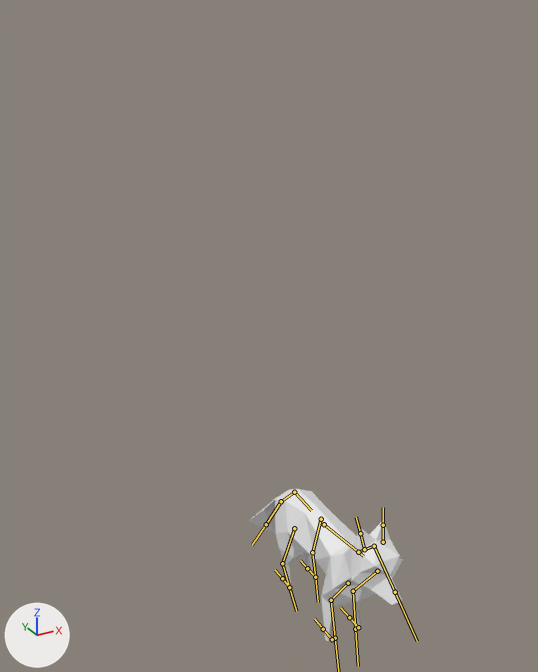
The FBX model Assets/models/Fox.fbx: old version first, new version second.
Camera for both pictures: a camera (50 mm lens) standing at (-2.63, -3.84, 4.45) and looking at (0.1, 1.12, 1.97). Arrows for +X, +Y and +Z are at lower left; the lights stay in place. The bones that bend it are drawn over the model as lines.
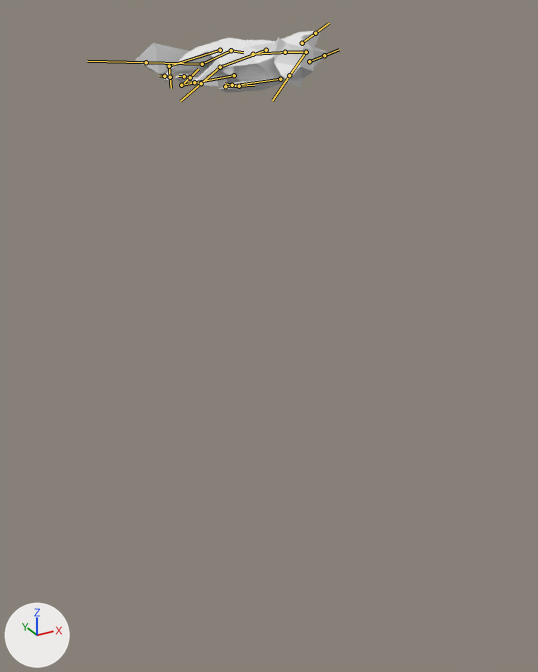
The newer file adds an action. The first version stands in its rest pose; the second is drawn at frame 1 of the action 'Armature|Cylinder|Cylinder|CylinderAction|Cylinder|CylinderAction'.

What the commit changed:
Object 'Armature' (bone_rig_object) moves from (0.0, 0.0, 0.0) to (0.0, 2.107, 3.897).
Bone 'Spine.001' (bone_spine_001) moves from (0.0, 0.0, 0.0) to (0.535, 0.024, 0.626).
Bone 'Spine.001' (bone_spine_001) turns from (0, 0, 0) to (-2, -59, 4) degrees about its own x, y and z.
Bone 'Neck.001' (bone_neck_001) turns from (0, 0, 0) to (-36, 2, 3) degrees about its own x, y and z.
Bone 'head' (bone_head) turns from (0, 0, 0) to (14, 0, 0) degrees about its own x, y and z.
Bone 'upper_F.L.001' (bone_upper_f_l_001) turns from (0, 0, 0) to (18, 8, 10) degrees about its own x, y and z.
Bone 'lower_F.L.001' (bone_lower_f_l_001) turns from (0, 0, 0) to (-62, 5, 7) degrees about its own x, y and z.
Bone 'upper_F.R.002' (bone_upper_f_r_002) turns from (0, 0, 0) to (5, 4, -19) degrees about its own x, y and z.
Bone 'lower_F.R.001' (bone_lower_f_r_001) turns from (0, 0, 0) to (-41, 2, 7) degrees about its own x, y and z.
Bone 'upper_H_leg.L.001' (bone_upper_h_leg_l_001) turns from (0, 0, 0) to (-24, 7, -4) degrees about its own x, y and z.
Bone 'lower_H_leg.L.001' (bone_lower_h_leg_l_001) turns from (0, 0, 0) to (-59, 11, 20) degrees about its own x, y and z.
Bone 'upper_H_leg.R.001' (bone_upper_h_leg_r_001) turns from (0, 0, 0) to (8, 3, -14) degrees about its own x, y and z.
Bone 'lower_H_leg.R.001' (bone_lower_h_leg_r_001) turns from (0, 0, 0) to (-53, -4, -6) degrees about its own x, y and z.
Bone 'Tail.002' (bone_tail_002) turns from (0, 0, 0) to (-16, -26, 41) degrees about its own x, y and z.
Bone 'F_footIK.L' (bone_f_footik_l) moves from (0.0, 0.0, 0.0) to (-0.074, -0.321, -0.005).

Where the change shows, as pixel boxes (x1, y1, x2, y2) in the pictures (538 x 672 px):
'Cylinder.001', posed (26% wider, 58% shorter)
    before: (248, 489, 403, 642)
    after: (135, 30, 330, 93)
bone 'Spine.001', root to tip
    before: (294, 492) to (311, 510)
    after: (231, 50) to (243, 52)
bone 'Neck.001', root to tip
    before: (358, 552) to (374, 545)
    after: (285, 52) to (306, 52)
bone 'head', root to tip
    before: (374, 546) to (395, 592)
    after: (306, 52) to (289, 75)
bone 'upper_F.L.001', root to tip
    before: (377, 571) to (353, 591)
    after: (280, 79) to (225, 86)
bone 'lower_F.L.001', root to tip
    before: (353, 591) to (355, 629)
    after: (225, 86) to (239, 86)
bone 'upper_F.R.002', root to tip
    before: (348, 583) to (331, 600)
    after: (266, 50) to (220, 67)
bone 'lower_F.R.001', root to tip
    before: (331, 600) to (335, 638)
    after: (220, 67) to (201, 83)
bone 'upper_H_leg.L.001', root to tip
    before: (321, 519) to (312, 552)
    after: (234, 75) to (181, 85)
bone 'lower_H_leg.L.001', root to tip
    before: (312, 552) to (315, 577)
    after: (181, 85) to (190, 77)
bone 'upper_H_leg.R.001', root to tip
    before: (294, 528) to (282, 563)
    after: (220, 50) to (169, 66)
bone 'lower_H_leg.R.001', root to tip
    before: (282, 563) to (289, 587)
    after: (169, 66) to (170, 77)
bone 'Tail.002', root to tip
    before: (281, 501) to (266, 524)
    after: (202, 64) to (146, 62)
bone 'F_footIK.L', root to tip
    before: (358, 627) to (349, 617)
    after: (239, 86) to (232, 85)
